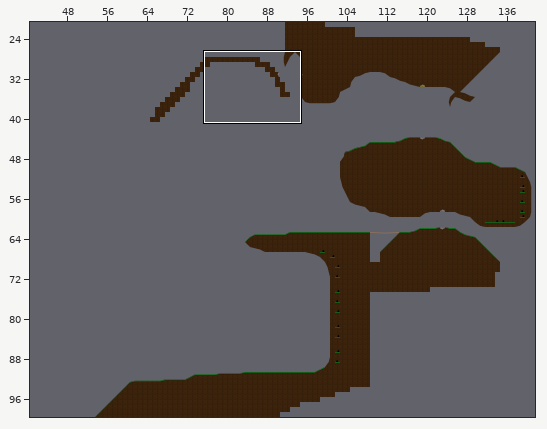
Tiled map -- Code/GravWalker.Content/maps/testmap2.tmx. Above: a wide view before the commit, with the close-up outlined.
Close-up. Earlier state:
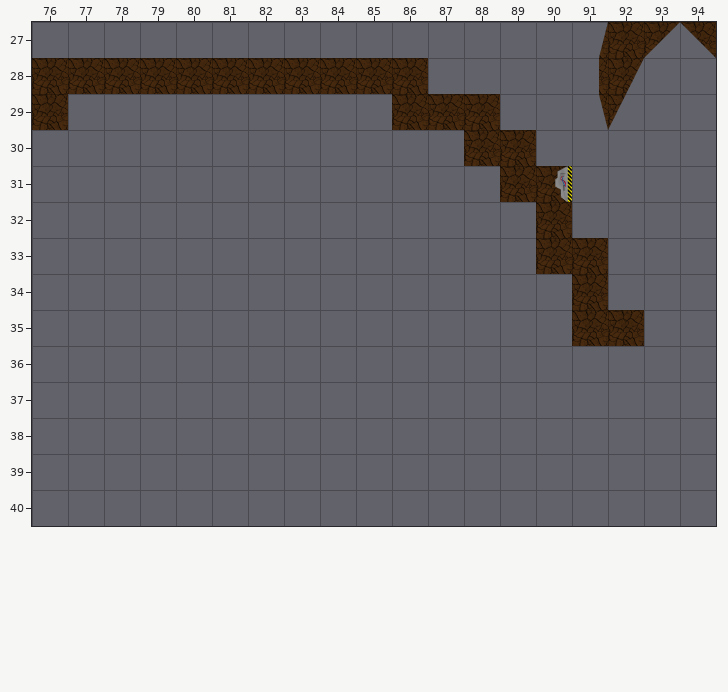
Cells are 128x128 px. Shown: x 76..94, y 27..40. The commit also changed other parts of the map, which this record leaves out.
New version:
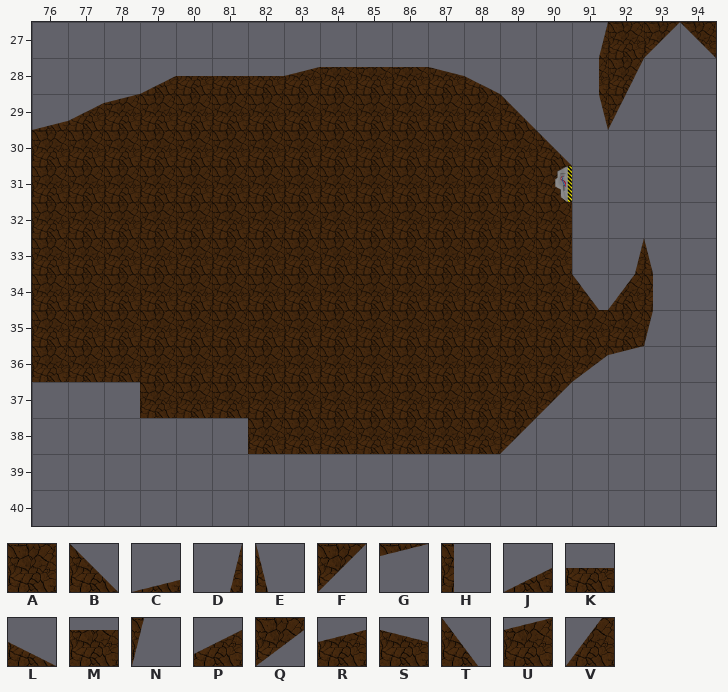
Key: from "testtiles": A 1, B 2, C 3, D 6, E 7, F 10, G 13, H 15, J 16, K 17, L 18, M 20, N 23, P 34, Q 45, R 48, S 49, T 55, U 64, V 84.
_ is an empty cell, . an unchanged one.
Changes in this commit:
--- layer "Collision"
@@ x 76..90 @@
-28 ...__________..
-29 ___.........._.
-30 .............._
+28 ...JKKKRMMMSL..
+29 CPU..........B.
+30 ..............B
--- layer "Non-Collision"
@@ x 76..93 @@
-28 AAAAAAAAAAA.......
-29 A.._______........
-30 ____________......
-31 _____________.....
-32 ______________....
-33 ______________.A__
-34 _______________A__
-35 _______________.._
-36 _________________.
-37 ...____________...
-38 ......________....
+28 ___________.......
+29 _..AAAAAAA........
+30 AAAAAAAAAAAA......
+31 AAAAAAAAAAAAA.....
+32 AAAAAAAAAAAAAA....
+33 AAAAAAAAAAAAAA._DE
+34 AAAAAAAAAAAAAAATVH
+35 AAAAAAAAAAAAAAA..N
+36 AAAAAAAAAAAAAAAQG.
+37 ...AAAAAAAAAAAF...
+38 ......AAAAAAAF....
Boxes around the changes in both close-ups, in picture pixels (x1, y1, x2, y2):
changed: (32, 58, 653, 454)
